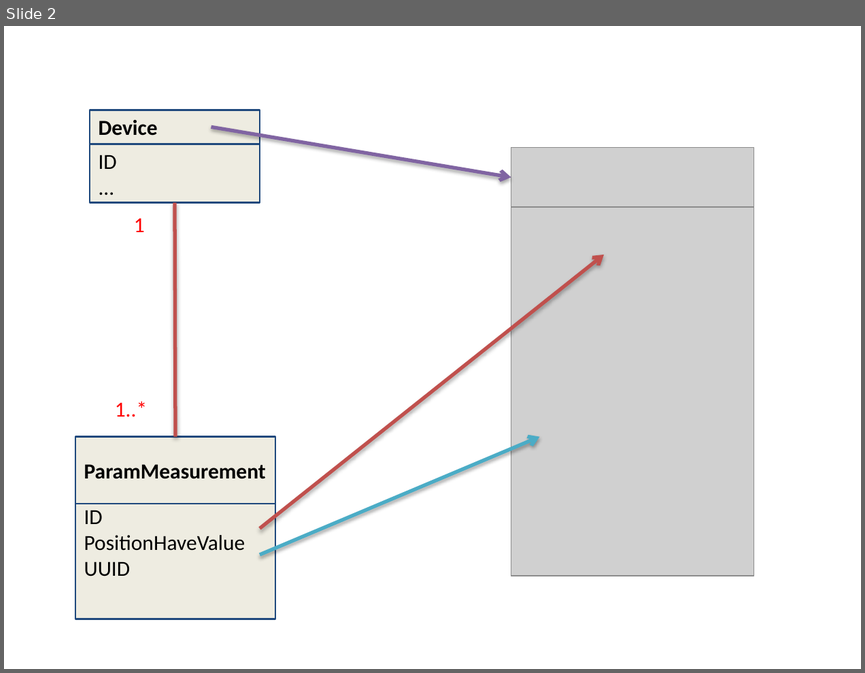
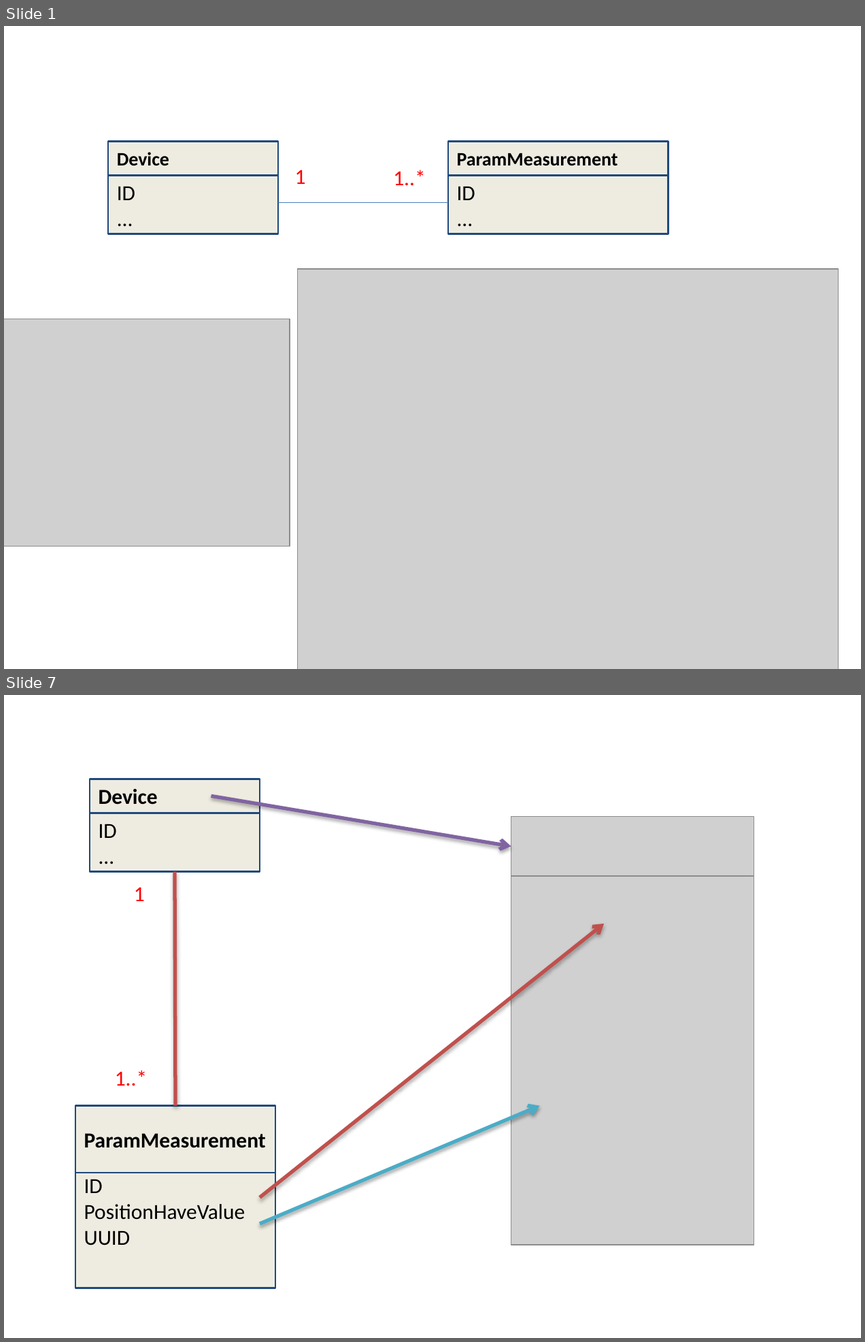
Before and after one commit to quantdse60878/HSTS, a slide deck: docs/Temperature Presentation/Quy/ReadDataFromWristband.pptx. Shown one above the other, each under a label of ours: slide 2 before the commit, slides 1 and 7 after it; the slides between them are not shown. The pictures are 865x673 and 865x1342 pixels, drawn with LibreOffice and Linux fonts; fonts in the diff are those of the drawing; grey boxes stand for pictures. Boxes give left, top, right and bottom in pixels: in the first picture for what was removed or moved away, otherwise in the second. Text is boxed around its words. In the diff, an @@ line names an element or a change of style, - is before the commit and + after.

```diff
--- a/docs/Temperature Presentation/Quy/ReadDataFromWristband.pptx
+++ b/docs/Temperature Presentation/Quy/ReadDataFromWristband.pptx
@@ slide 1 added at box(4, 26, 861, 669), background #FFFFFF @@
@@ rectangle added at box(109, 142, 278, 176), fill #EEECE1, outline #1F497D 1.5 pt, 16 pt, text #000000, bold @@
+Device
@@ rectangle added at box(448, 142, 668, 176), fill #EEECE1, outline #1F497D 1.5 pt, 16 pt, text #000000, bold @@
+ParamMeasurement
@@ rectangle added at box(109, 171, 278, 234), fill #EEECE1, outline #1F497D 1.5 pt, 18 pt, text #000000 @@
+ID
+...
@@ text added at box(295, 169, 306, 184), 18 pt, text #FF0000 @@
+1
@@ text added at box(393, 169, 426, 185), 18 pt, text #FF0000 @@
+1..*
@@ rectangle added at box(448, 171, 668, 234), fill #EEECE1, outline #1F497D 1.5 pt, 18 pt, text #000000 @@
+ID
+...
@@ line added from (278, 203) to (448, 203), #4B7EBC 0.75 pt @@
@@ picture added at box(297, 269, 838, 669) @@
@@ picture added at box(4, 319, 290, 546) @@
@@ what was slide 2 is now slide 7 @@
```
Also in this commit, not shown: 2 slides changed, 5 other slides added, 1 slide removed.
